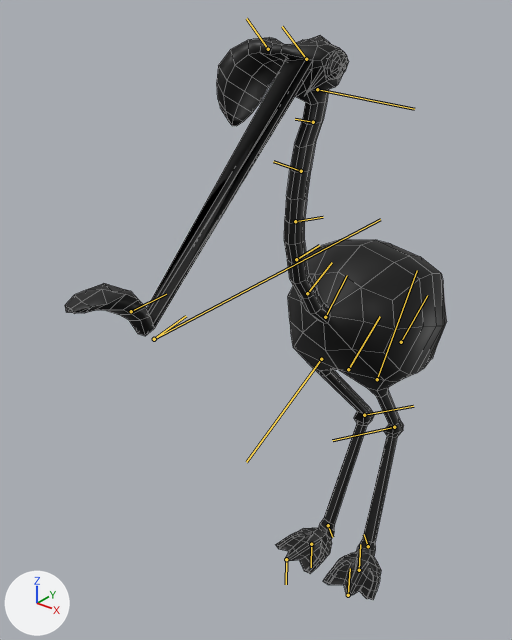
Two versions of the FBX model Assets/Flam_Right.fbx, one commit apart.
Both versions are drawn from a camera (50 mm lens) standing at (0.348, -0.566, 0.669) and looking at (-0.056, -0.061, 0.356). Every picture has the same lights, and +X, +Y and +Z are marked at lower left. Both versions are drawn at frame 11 of the action 'Take 001'; the numbers are the values there. The bones that bend it are drawn over the model as lines. Mesh edges are drawn as thin lines.
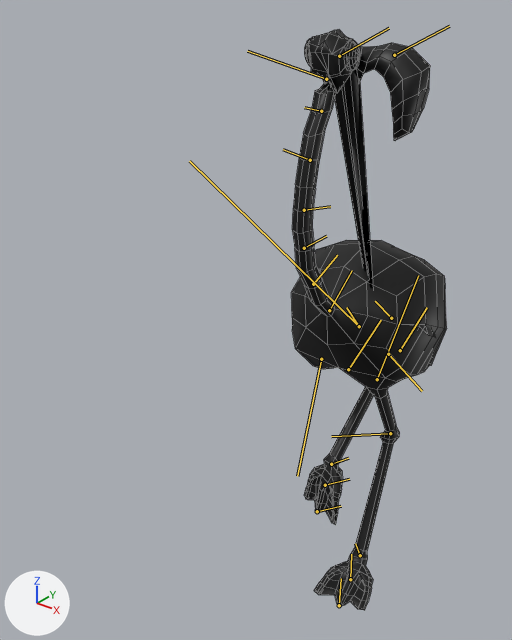
Changed parts and their boxes (x1, y1, x2, y2) in the pictures (512 x 640 px):
```json
{"object": "polySurface2", "change": "posed", "before": [65, 35, 447, 600], "after": [291, 29, 447, 610], "on screen": "59% narrower"}
{"bone": "joint1", "before": "(348, 369) to (380, 316)", "after": "(348, 369) to (381, 320)"}
{"bone": "joint2", "before": "(325, 317) to (347, 275)", "after": "(329, 310) to (352, 270)"}
{"bone": "joint3", "before": "(307, 293) to (332, 262)", "after": "(313, 284) to (337, 255)"}
{"bone": "joint4", "before": "(296, 259) to (319, 245)", "after": "(304, 248) to (326, 236)"}
{"bone": "joint6", "before": "(301, 171) to (273, 161)", "after": "(310, 160) to (283, 149)"}
{"bone": "joint8", "before": "(317, 89) to (414, 109)", "after": "(326, 79) to (247, 51)"}
{"bone": "joint24", "before": "(154, 339) to (186, 316)", "after": "(359, 326) to (346, 307)"}
{"bone": "joint13", "before": "(377, 379) to (417, 270)", "after": "(377, 379) to (418, 275)"}
{"bone": "joint15", "before": "(368, 546) to (364, 534)", "after": "(360, 555) to (355, 543)"}
{"bone": "joint19", "before": "(321, 359) to (246, 462)", "after": "(321, 359) to (297, 476)"}
{"bone": "joint20", "before": "(364, 415) to (413, 406)", "after": "(388, 354) to (422, 391)"}
{"bone": "joint21", "before": "(328, 525) to (332, 537)", "after": "(331, 464) to (348, 458)"}
{"bone": "joint22", "before": "(311, 544) to (311, 567)", "after": "(325, 485) to (349, 479)"}
```

Scene script edits in JSON lines:
```json
{"block": "bone_joint1", "where": "bone_joint1 = bpy.data.objects['Armature'].pose.bones['joint1']"}
{"op": "set", "path": "bone_joint1.rotation_quaternion", "old": "(0.918, -0.003, 0.001, 0.397)", "new": "(0.899, -0.003, -0.001, 0.437)", "note": "degrees (0, 0, 47) -> degrees (0, 0, 52)"}
{"block": "bone_joint2", "where": "bone_joint2 = bpy.data.objects['Armature'].pose.bones['joint2']  # child of 'joint1'"}
{"op": "set", "path": "bone_joint2.rotation_quaternion", "old": "(0.967, -0.005, -0.002, 0.254)", "new": "(0.97, -0.006, 0.001, 0.241)", "note": "degrees (-1, 0, 29) -> degrees (-1, 0, 28)"}
{"block": "bone_joint3", "where": "bone_joint3 = bpy.data.objects['Armature'].pose.bones['joint3']  # child of 'joint2'"}
{"op": "set", "path": "bone_joint3.rotation_quaternion", "old": "(0.985, 0.0, 0.0, -0.174)", "new": "(0.983, 0.0, 0.0, -0.182)", "note": "degrees (0, 0, -20) -> degrees (0, 0, -21)"}
{"block": "bone_joint4", "where": "bone_joint4 = bpy.data.objects['Armature'].pose.bones['joint4']  # child of 'joint3'"}
{"op": "set", "path": "bone_joint4.rotation_quaternion", "old": "(0.975, 0.0, 0.0, -0.22)", "new": "(0.973, 0.0, 0.0, -0.231)", "note": "degrees (0, 0, -25) -> degrees (0, 0, -27)"}
{"block": "bone_joint6", "where": "bone_joint6 = bpy.data.objects['Armature'].pose.bones['joint6']  # child of 'joint5'"}
{"op": "set", "path": "bone_joint6.rotation_quaternion", "old": "(0.99, 0.0, 0.0, 0.139)", "new": "(0.989, 0.0, 0.0, 0.146)", "note": "degrees (0, 0, 16) -> degrees (0, 0, 17)"}
{"block": "bone_joint8", "where": "bone_joint8 = bpy.data.objects['Armature'].pose.bones['joint8']  # child of 'joint7'"}
{"op": "set", "path": "bone_joint8.rotation_quaternion", "old": "(0.965, -0.087, 0.0, 0.247)", "new": "(0.084, -0.964, -0.251, 0.022)", "note": "degrees (-10, 2, 28) -> degrees (-170, 0, 29)"}
{"block": "bone_joint24", "where": "bone_joint24 = bpy.data.objects['Armature'].pose.bones['joint24']  # child of 'Lower_jaw_CTRL'"}
{"op": "set", "path": "bone_joint24.location", "old": "(2.1, -26.1, 2.6)", "new": "(0.9, -26.5, 3.6)"}
{"op": "set", "path": "bone_joint24.rotation_quaternion", "old": "(0.94, -0.019, -0.082, 0.331)", "new": "(0.817, 0.018, -0.495, 0.294)", "note": "degrees (-5, -8, 39) -> degrees (-27, -55, 54)"}
{"block": "bone_joint13", "where": "bone_joint13 = bpy.data.objects['Armature'].pose.bones['joint13']  # child of 'joint1'"}
{"op": "set", "path": "bone_joint13.rotation_quaternion", "old": "(0.918, -0.037, -0.052, 0.391)", "new": "(0.915, -0.04, -0.05, 0.399)", "note": "degrees (-6, -4, 46) -> degrees (-7, -3, 47)"}
{"block": "bone_joint15", "where": "bone_joint15 = bpy.data.objects['Armature'].pose.bones['joint15']  # child of 'joint14'"}
{"op": "set", "path": "bone_joint15.rotation_quaternion", "old": "(1.0, 0.0, 0.0, 0.0)", "new": "(0.999, 0.0, -0.001, -0.041)", "note": "degrees (0, 0, 0) -> degrees (0, 0, -5)"}
{"block": "bone_joint19", "where": "bone_joint19 = bpy.data.objects['Armature'].pose.bones['joint19']  # child of 'joint1'"}
{"op": "set", "path": "bone_joint19.rotation_quaternion", "old": "(0.919, -0.044, -0.054, 0.388)", "new": "(0.736, -0.015, -0.037, 0.676)", "note": "degrees (-7, -4, 46) -> degrees (-4, -2, 85)"}
{"block": "bone_joint20", "where": "bone_joint20 = bpy.data.objects['Armature'].pose.bones['joint20']  # child of 'joint19'"}
{"op": "set", "path": "bone_joint20.rotation_quaternion", "old": "(1.0, 0.0, -0.001, -0.005)", "new": "(0.886, -0.009, 0.078, 0.457)", "note": "degrees (0, 0, -1) -> degrees (3, 8, 55)"}
{"block": "bone_joint21", "where": "bone_joint21 = bpy.data.objects['Armature'].pose.bones['joint21']  # child of 'joint20'"}
{"op": "set", "path": "bone_joint21.rotation_quaternion", "old": "(1.0, 0.0, 0.0, 0.001)", "new": "(0.79, -0.082, 0.047, -0.605)", "note": "degrees (0, 0, 0) -> degrees (-11, -1, -75)"}
{"block": "bone_joint22", "where": "bone_joint22 = bpy.data.objects['Armature'].pose.bones['joint22']  # child of 'joint21'"}
{"op": "set", "path": "bone_joint22.rotation_quaternion", "old": "(1.0, 0.0, 0.0, 0.0)", "new": "(0.981, -0.052, -0.029, -0.186)", "note": "degrees (0, 0, 0) -> degrees (-5, -4, -21)"}
```
